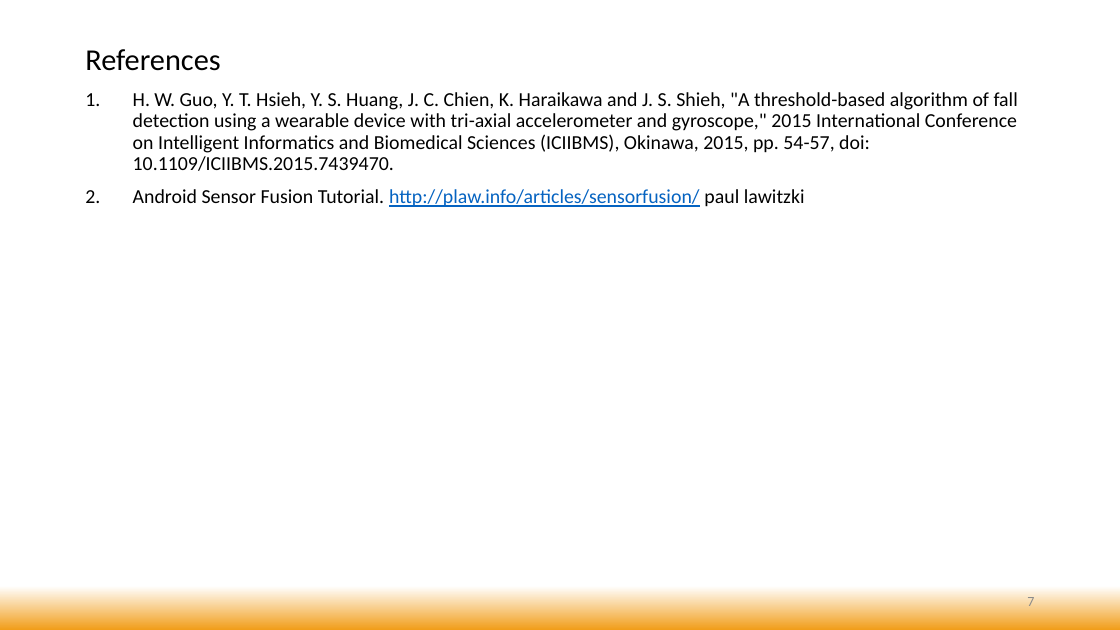
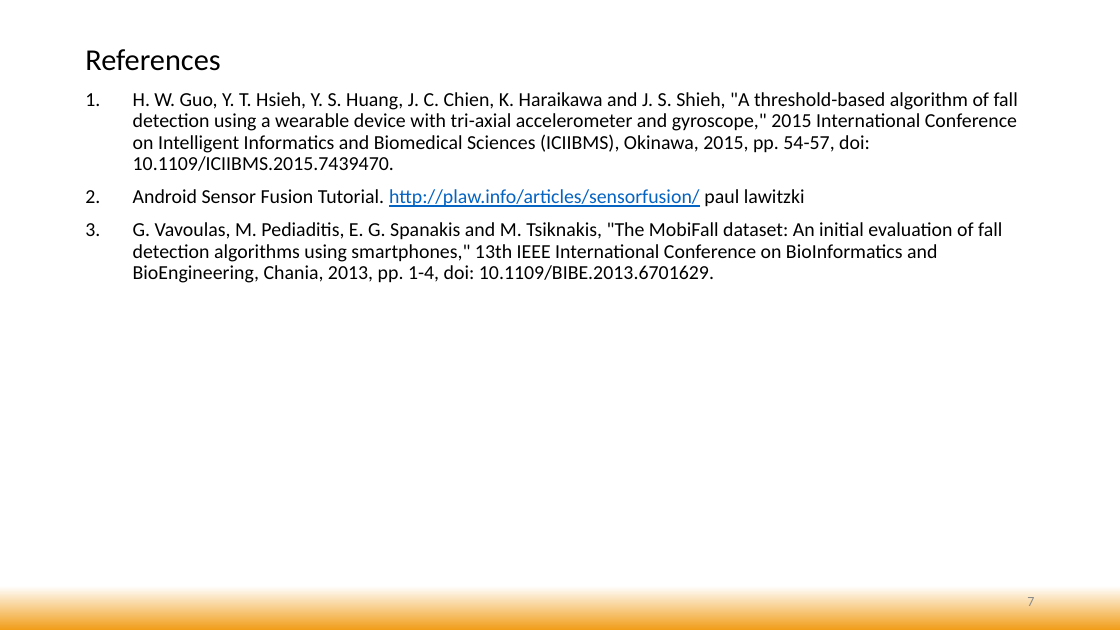
Before and after one commit to bhatvineeth/FallDetectionSystem, a slide deck: slide 7 of Documents/Presentation 4.pptx. Drawn at 1120x630 pixels with LibreOffice and Linux fonts; fonts in the diff are those of the drawing. Boxes give left, top, right and bottom in pixels: in the first picture for what was removed or moved away, otherwise in the second. Text is boxed around its words. In the diff, an @@ line names an element or a change of style, - is before the commit and + after.

Commit message:
Update ppt4
Update ppt4

```diff
--- a/Documents/Presentation 4.pptx
+++ b/Documents/Presentation 4.pptx
@@ text at (133, 222, 1002, 283): paragraph added @@
+3. G. Vavoulas, M. Pediaditis, E. G. Spanakis and M. Tsiknakis, "The MobiFall dataset: An initial evaluation of fall detection algorithms using smartphones," 13th IEEE International Conference on BioInformatics and BioEngineering, Chania, 2013, pp. 1-4, doi: 10.1109/BIBE.2013.6701629.
```
Also in this commit, not shown: 1 other slide changed.
